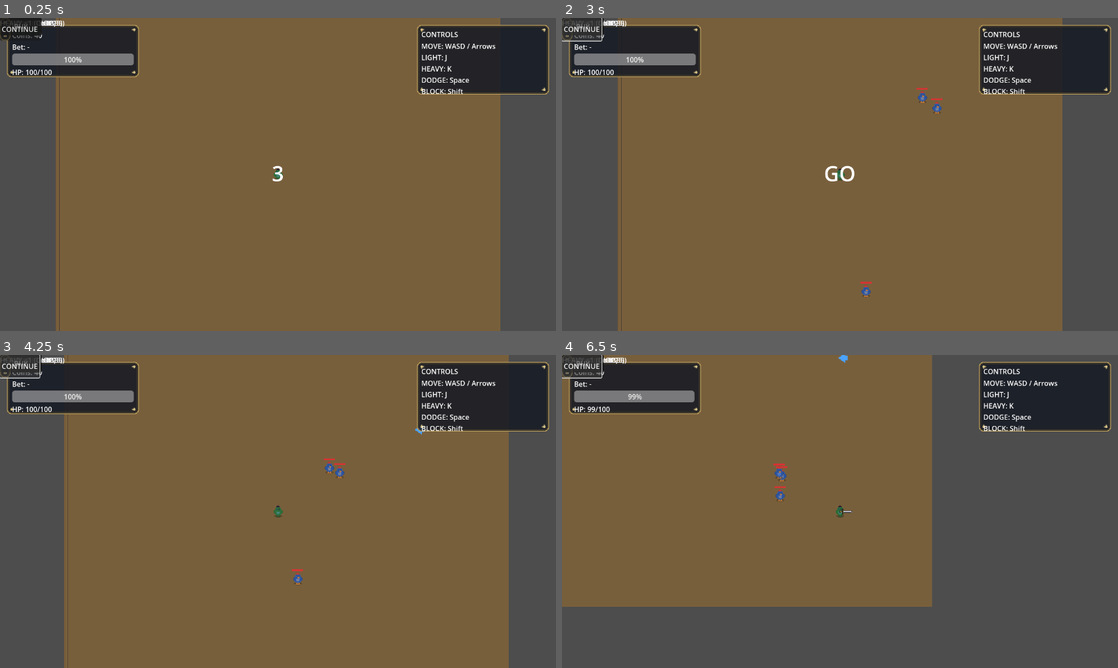
Above: before the commit, frames 1-4 (two rows, left to right).
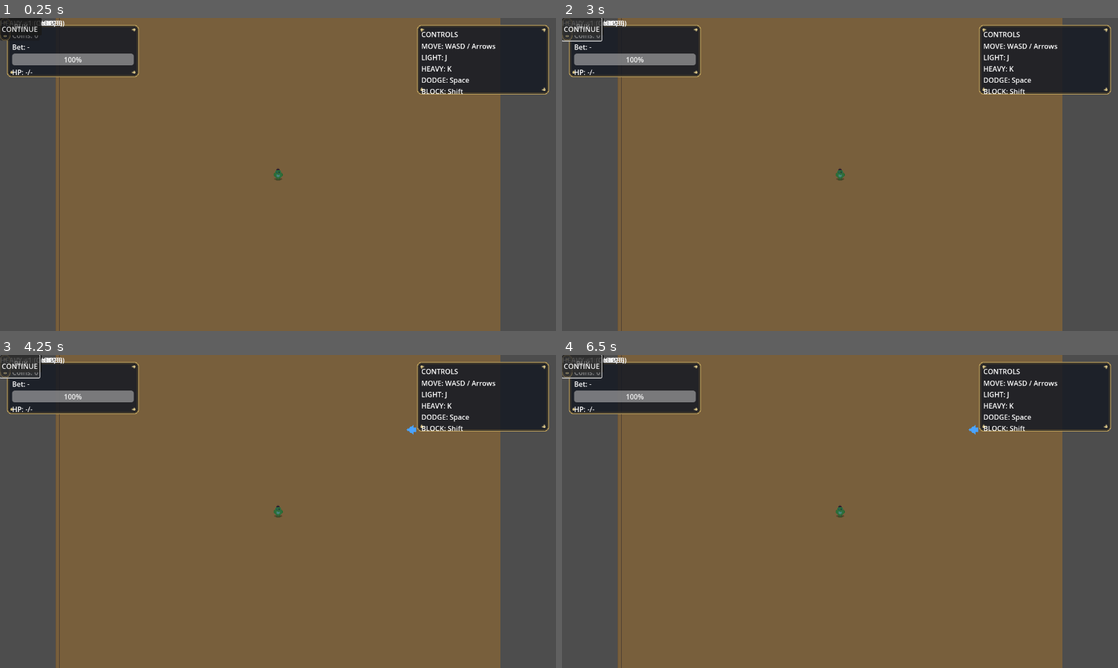
Above: after the commit, the same moments.

Repository: Faratas410/Gallicus-2.0
Game: Godot game, scene res://scenes/Main.tscn
The game is run twice, just before and just after one commit, with the same random seed, the same clock (stepped at 60 frames per second) and the same inputs.
Inputs:
- Up to frame 1 (0.25 s): no input
- Up to frame 2 (3 s): click "CONTINUE" at 0.5 s; click "CONTINUE" at 1.25 s; click "BUY" at 2 s; click "BUY" at 2.75 s
- Up to frame 3 (4.25 s): click "BUY" at 3.5 s
- Up to frame 4 (6.5 s): tap Enter at 4.25 s; hold D (move_right, bound only before the commit) 4.28-5.03 s; tap K (attack_heavy, bound only before the commit) at 4.35 s; hold S (move_down, bound only before the commit) 5.03-5.78 s; tap J (attack_light, bound only before the commit) at 5.1 s; hold D (move_right, bound only before the commit) from 5.78 s (still down); hold L (block, bound only before the commit) from 5.78 s (still down)

The runs differ from the first frame. In frame 1, 0.1% of the frame differs, in the area x 4-51%, y 5-53%; in frame 2, 0.4%; in frame 3, 2.8%; in frame 4, 38%, in the area x 0-90%, y 0-100%.
Error after the commit: Parse Error: Standalone lambdas cannot be accessed. Consider assigning it to a variable. (res://scripts/systems/run_manager.gd:483)

Commit message:
Add scalable upgrade costs and UI affordance

Diff:
--- a/scripts/systems/run_manager.gd
+++ b/scripts/systems/run_manager.gd
@@ -12,6 +12,7 @@
 @export var upgrade_light_cost: int = 25
 @export var upgrade_heavy_bonus: int = 1
 @export var upgrade_heavy_cost: int = 35
+@export var upgrade_cost_scaling_per_level: float = 0.0 # 0.0 = costi fissi (default). Es: 0.25 = +25% per livello acquistato.
 
 enum RunPhase { PREP, LIVE, GAME_OVER }
 
@@ -461,19 +462,82 @@
 		"heavy_cost": upgrade_heavy_cost,
 	}
 
+func get_upgrade_offer() -> Dictionary:
+	# Ritorna dati "UI-ready" per mostrare preview e disabilitare BUY.
+	# Cost scaling opzionale: costo cresce in base al numero di acquisti per tipo.
+	var upgrades: Dictionary = run.get("upgrades", {})
+	var coins: int = int(run.get("coins", 0))
+
+	# Numero acquisti stimato per tipo = bonus_totale / bonus_base (se bonus_base > 0).
+	# (È sufficiente per scaling economico senza dover salvare contatori separati.)
+	var hp_levels := 0
+	var light_levels := 0
+	var heavy_levels := 0
+	if upgrade_hp_bonus > 0:
+		hp_levels = int(upgrades.get("hp_bonus", 0)) / int(upgrade_hp_bonus)
+	if upgrade_light_bonus > 0:
+		light_levels = int(upgrades.get("light_bonus", 0)) / int(upgrade_light_bonus)
+	if upgrade_heavy_bonus > 0:
+		heavy_levels = int(upgrades.get("heavy_bonus", 0)) / int(upgrade_heavy_bonus)
+
+	func scaled_cost(base_cost: int, level: int) -> int:
+		if base_cost <= 0:
+			return 0
+		if upgrade_cost_scaling_per_level <= 0.0:
+			return base_cost
+		# Esempio: level=0 => base, level=1 => base*(1+scale), level=2 => base*(1+2*scale)...
+		var mult := 1.0 + (float(level) * upgrade_cost_scaling_per_level)
+		return int(round(float(base_cost) * mult))
+
+	var hp_cost := scaled_cost(upgrade_hp_cost, hp_levels)
+	var light_cost := scaled_cost(upgrade_light_cost, light_levels)
+	var heavy_cost := scaled_cost(upgrade_heavy_cost, heavy_levels)
+
+	return {
+		"coins": coins,
+		"hp": {
+			"current_total": int(upgrades.get("hp_bonus", 0)),
+			"add": int(upgrade_hp_bonus),
+			"next_total": int(upgrades.get("hp_bonus", 0)) + int(upgrade_hp_bonus),
+			"cost": hp_cost,
+			"affordable": coins >= hp_cost,
+		},
+		"light": {
+			"current_total": int(upgrades.get("light_bonus", 0)),
+			"add": int(upgrade_light_bonus),
+			"next_total": int(upgrades.get("light_bonus", 0)) + int(upgrade_light_bonus),
+			"cost": light_cost,
+			"affordable": coins >= light_cost,
+		},
+		"heavy": {
+			"current_total": int(upgrades.get("heavy_bonus", 0)),
+			"add": int(upgrade_heavy_bonus),
+			"next_total": int(upgrades.get("heavy_bonus", 0)) + int(upgrade_heavy_bonus),
+			"cost": heavy_cost,
+			"affordable": coins >= heavy_cost,
+		},
+	}
+
 func purchase_upgrade(upgrade_type: String) -> bool:
 	var upgrades: Dictionary = run.get("upgrades", {})
 	match upgrade_type:
 		"hp":
-			if not spend_coins(upgrade_hp_cost):
+			# usa costo scalato se abilitato
+			var offer := get_upgrade_offer()
+			var cost := int(offer.get("hp", {}).get("cost", upgrade_hp_cost))
+			if not spend_coins(cost):
 				return false
 			upgrades["hp_bonus"] = int(upgrades.get("hp_bonus", 0)) + upgrade_hp_bonus
 		"light":
-			if not spend_coins(upgrade_light_cost):
+			var offer := get_upgrade_offer()
+			var cost := int(offer.get("light", {}).get("cost", upgrade_light_cost))
+			if not spend_coins(cost):
 				return false
 			upgrades["light_bonus"] = int(upgrades.get("light_bonus", 0)) + upgrade_light_bonus
 		"heavy":
-			if not spend_coins(upgrade_heavy_cost):
+			var offer := get_upgrade_offer()
+			var cost := int(offer.get("heavy", {}).get("cost", upgrade_heavy_cost))
+			if not spend_coins(cost):
 				return false
 			upgrades["heavy_bonus"] = int(upgrades.get("heavy_bonus", 0)) + upgrade_heavy_bonus
 		_:
--- a/scripts/ui/ui_root.gd
+++ b/scripts/ui/ui_root.gd
@@ -1,6 +1,7 @@
 extends CanvasLayer
 
 const FAST_SELECTION_SECONDS := 12
+const UPGRADE_FLASH_TIME := 0.10
 
 @onready var coins_label: Label = get_node_or_null("HUD/Panel/VBox/CoinsLabel") as Label
 @onready var bet_info_label: Label = get_node_or_null("HUD/Panel/VBox/BetInfoLabel") as Label
@@ -9,6 +10,7 @@
 @onready var bet_panel: Panel = _req("HUD/BetPanel") as Panel
 @onready var modal_dimmer: ColorRect = get_node_or_null("HUD/ModalDimmer") as ColorRect
 @onready var upgrade_panel: Panel = get_node_or_null("HUD/UpgradePanel") as Panel
+@onready var upgrade_root: Control = get_node_or_null("HUD/UpgradePanel") as Control
 @onready var upgrade_bg: TextureRect = get_node_or_null("HUD/UpgradePanel/UpgradeBG") as TextureRect
 @onready var upgrade_content_area: Control = get_node_or_null("HUD/UpgradePanel/UpgradeContentArea") as Control
 @onready var upgrade_vbox: VBoxContainer = get_node_or_null("HUD/UpgradePanel/UpgradeContentArea/UpgradeVBox") as VBoxContainer
@@ -16,6 +18,9 @@
 @onready var upgrade_hp_label: Label = get_node_or_null("HUD/UpgradePanel/UpgradeContentArea/UpgradeVBox/UpgradeRows/UpgradeHPRow/UpgradeHPRowHBox/UpgradeHPLabel") as Label
 @onready var upgrade_light_label: Label = get_node_or_null("HUD/UpgradePanel/UpgradeContentArea/UpgradeVBox/UpgradeRows/UpgradeLightRow/UpgradeLightRowHBox/UpgradeLightLabel") as Label
 @onready var upgrade_heavy_label: Label = get_node_or_null("HUD/UpgradePanel/UpgradeContentArea/UpgradeVBox/UpgradeRows/UpgradeHeavyRow/UpgradeHeavyRowHBox/UpgradeHeavyLabel") as Label
+@onready var upgrade_hp_row: Control = get_node_or_null("HUD/UpgradePanel/UpgradeContentArea/UpgradeVBox/UpgradeRows/UpgradeHPRow") as Control
+@onready var upgrade_light_row: Control = get_node_or_null("HUD/UpgradePanel/UpgradeContentArea/UpgradeVBox/UpgradeRows/UpgradeLightRow") as Control
+@onready var upgrade_heavy_row: Control = get_node_or_null("HUD/UpgradePanel/UpgradeContentArea/UpgradeVBox/UpgradeRows/UpgradeHeavyRow") as Control
 @onready var upgrade_hp_button: Button = get_node_or_null("HUD/UpgradePanel/UpgradeContentArea/UpgradeVBox/UpgradeRows/UpgradeHPRow/UpgradeHPRowHBox/UpgradeHPButton") as Button
 @onready var upgrade_light_button: Button = get_node_or_null("HUD/UpgradePanel/UpgradeContentArea/UpgradeVBox/UpgradeRows/UpgradeLightRow/UpgradeLightRowHBox/UpgradeLightButton") as Button
 @onready var upgrade_heavy_button: Button = get_node_or_null("HUD/UpgradePanel/UpgradeContentArea/UpgradeVBox/UpgradeRows/UpgradeHeavyRow/UpgradeHeavyRowHBox/UpgradeHeavyButton") as Button
@@ -63,6 +68,7 @@
 	GameEvents.bet_ui_closed.connect(_on_bet_ui_closed)
 	GameEvents.betting_opened.connect(_on_betting_opened)
 	GameEvents.countdown_requested.connect(_on_countdown_requested)
+	GameEvents.coins_changed.connect(_on_ui_coins_refresh_upgrade)
 
 	if bet_panel == null:
 		push_warning("Bet UI missing, disabling betting panel.")
@@ -111,6 +117,10 @@
 		_bind_player(p)
 
 	print("UI ready: coins=%s bet_panel=%s debug=%s" % [coins_label != null, bet_panel != null, debug_overlay != null])
+
+func _on_ui_coins_refresh_upgrade(_coins: int) -> void:
+	if upgrade_panel != null and upgrade_panel.visible:
+		_update_upgrade_costs()
 
 func show_countdown(seconds: int = 3) -> void:
 	if countdown_label == null:
@@ -412,29 +422,81 @@
 	var manager := _get_run_manager()
 	if manager == null or not manager.has_method("purchase_upgrade"):
 		return
-	manager.purchase_upgrade(upgrade_type)
+	# Safety: se bottone disabilitato non dovrebbe arrivare qui, ma teniamo fallback.
+	var ok := bool(manager.purchase_upgrade(upgrade_type))
+	if not ok:
+		_flash_upgrade_row(upgrade_type)
+		_update_upgrade_costs()
+		return
 	_update_upgrade_costs()
+
+func _flash_upgrade_row(upgrade_type: String) -> void:
+	var row: Control = null
+	match upgrade_type:
+		"hp": row = upgrade_hp_row
+		"light": row = upgrade_light_row
+		"heavy": row = upgrade_heavy_row
+		_: row = null
+	if row == null:
+		return
+	var base := row.modulate
+	row.modulate = Color(1, 0.35, 0.35, 1)
+	await get_tree().create_timer(UPGRADE_FLASH_TIME).timeout
+	if row != null and is_instance_valid(row):
+		row.modulate = base
 
 func _update_upgrade_costs() -> void:
 	var manager := _get_run_manager()
 	if manager == null or not manager.has_method("get_upgrade_config"):
 		return
+	# Preferisci l'API "offer" (UI-ready). Fallback su config vecchio se non presente.
+	if manager.has_method("get_upgrade_offer"):
+		var offer: Dictionary = manager.get_upgrade_offer()
+		var coins: int = int(offer.get("coins", 0))
+		if upgrade_coins_label != null:
+			upgrade_coins_label.text = "Coins: %d" % coins
+
+		var hp: Dictionary = offer.get("hp", {})
+		var light: Dictionary = offer.get("light", {})
+		var heavy: Dictionary = offer.get("heavy", {})
+
+		if upgrade_hp_label != null:
+			upgrade_hp_label.text = "HP +%d → +%d (Cost: %d)" % [
+				int(hp.get("current_total", 0)),
+				int(hp.get("next_total", 0)),
+				int(hp.get("cost", 0)),
+			]
+		if upgrade_light_label != null:
+			upgrade_light_label.text = "LIGHT +%d → +%d (Cost: %d)" % [
+				int(light.get("current_total", 0)),
+				int(light.get("next_total", 0)),
+				int(light.get("cost", 0)),
+			]
+		if upgrade_heavy_label != null:
+			upgrade_heavy_label.text = "HEAVY +%d → +%d (Cost: %d)" % [
+				int(heavy.get("current_total", 0)),
+				int(heavy.get("next_total", 0)),
+				int(heavy.get("cost", 0)),
+			]
+
+		if upgrade_hp_button != null:
+			upgrade_hp_button.disabled = not bool(hp.get("affordable", false))
+		if upgrade_light_button != null:
+			upgrade_light_button.disabled = not bool(light.get("affordable", false))
+		if upgrade_heavy_button != null:
+			upgrade_heavy_button.disabled = not bool(heavy.get("affordable", false))
+		return
+
+	# Fallback legacy
 	var config: Dictionary = manager.get_upgrade_config()
 	if upgrade_hp_label != null:
-		upgrade_hp_label.text = "HP +%d (Cost: %d)" % [
-			int(config.get("hp_bonus", 0)),
-			int(config.get("hp_cost", 0))
-		]
+		upgrade_hp_label.text = "HP +%d (Cost: %d)" % [int(config.get("hp_bonus", 0)), int(config.get("hp_cost", 0))]
 	if upgrade_light_label != null:
-		upgrade_light_label.text = "LIGHT +%d (Cost: %d)" % [
-			int(config.get("light_bonus", 0)),
-			int(config.get("light_cost", 0))
-		]
+		upgrade_light_label.text = "LIGHT +%d (Cost: %d)" % [int(config.get("light_bonus", 0)), int(config.get("light_cost", 0))]
 	if upgrade_heavy_label != null:
-		upgrade_heavy_label.text = "HEAVY +%d (Cost: %d)" % [
-			int(config.get("heavy_bonus", 0)),
-			int(config.get("heavy_cost", 0))
-		]
+		upgrade_heavy_label.text = "HEAVY +%d (Cost: %d)" % [int(config.get("heavy_bonus", 0)), int(config.get("heavy_cost", 0))]
+
+	# Se non abbiamo offer, non sappiamo affordability (manteniamo abilitati)
 
 func _place_bet(bet_id: String) -> void:
 	var manager := _get_bet_manager()
